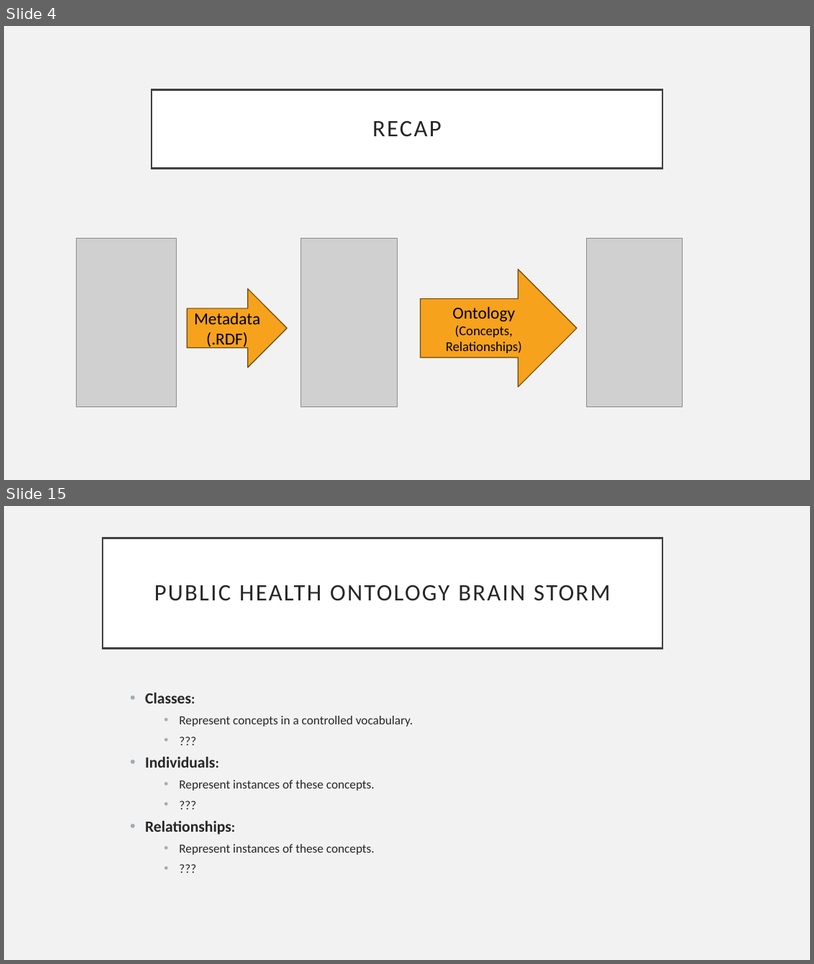
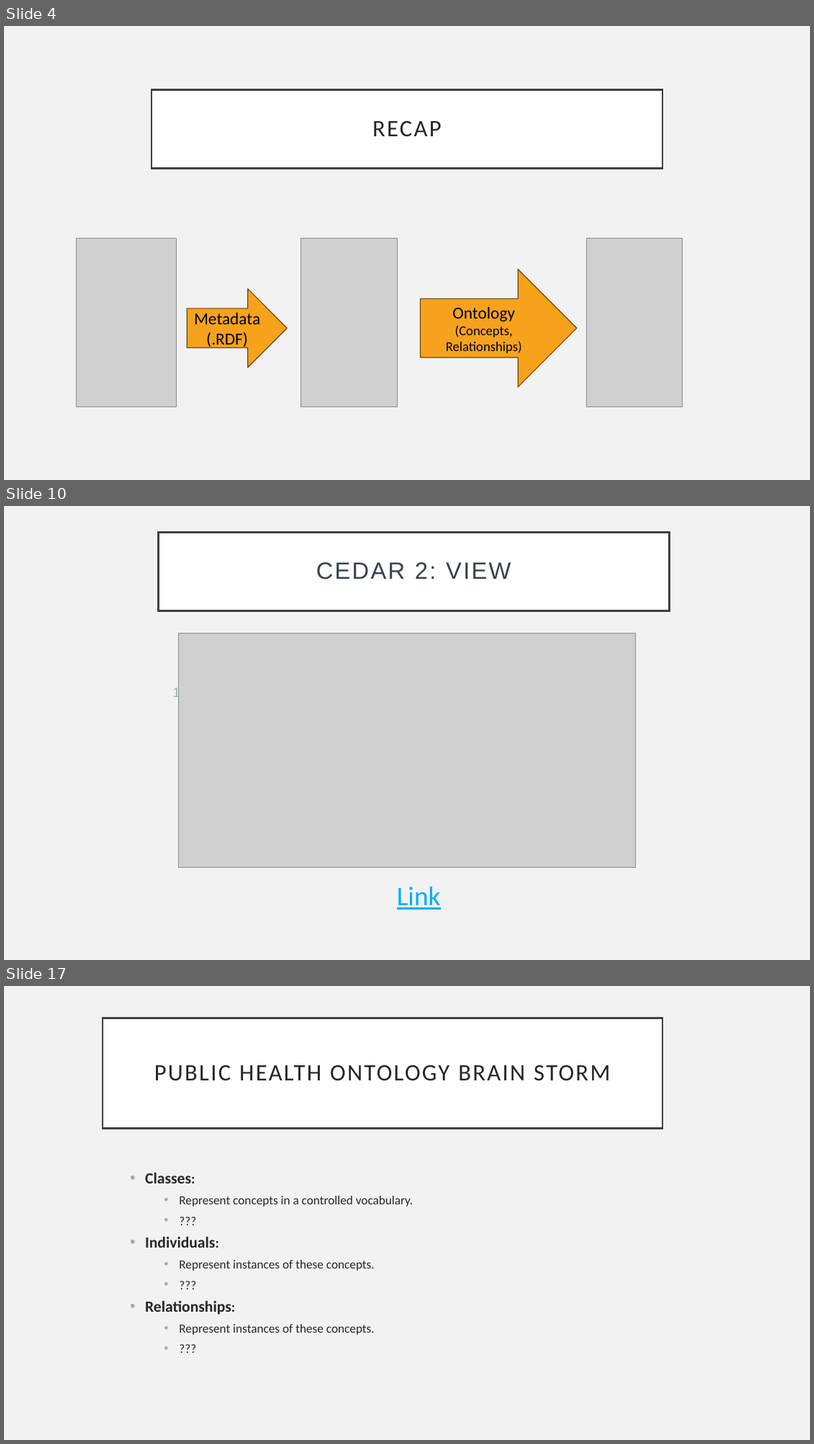
Before and after one commit to Drexel-UHC/si-2023-fair, a slide deck: content/day 4/Day 4 - Practical.pptx. Shown one above the other, each under a label of ours: slides 4 and 15 before the commit, slides 4, 10 and 17 after it; the slides between them are not shown. The pictures are 814x964 and 814x1444 pixels, drawn with LibreOffice and Linux fonts; fonts in the diff are those of the drawing; grey boxes stand for pictures. Boxes give left, top, right and bottom in pixels: in the first picture for what was removed or moved away, otherwise in the second. Text is boxed around its words. In the diff, an @@ line names an element or a change of style, - is before the commit and + after.

```diff
--- a/content/day 4/Day 4 - Practical.pptx
+++ b/content/day 4/Day 4 - Practical.pptx
@@ slide 10 added at (4, 506, 810, 960), background #F2F2F2 @@
@@ title added at (158, 532, 669, 610), fill #FFFFFF, outline #404040 2.5 pt, 28 pt, text #374151 @@
+CEDAR 2: VIEW
@@ picture added at (179, 633, 635, 867) @@
@@ text added at (397, 886, 441, 909), 32 pt, text #00B0F0, underline @@
+Link
@@ what was slide 15 is now slide 17 @@
```
Also in this commit, not shown: 4 slides changed, 10 other slides added, 8 slides removed, 3 other files.
